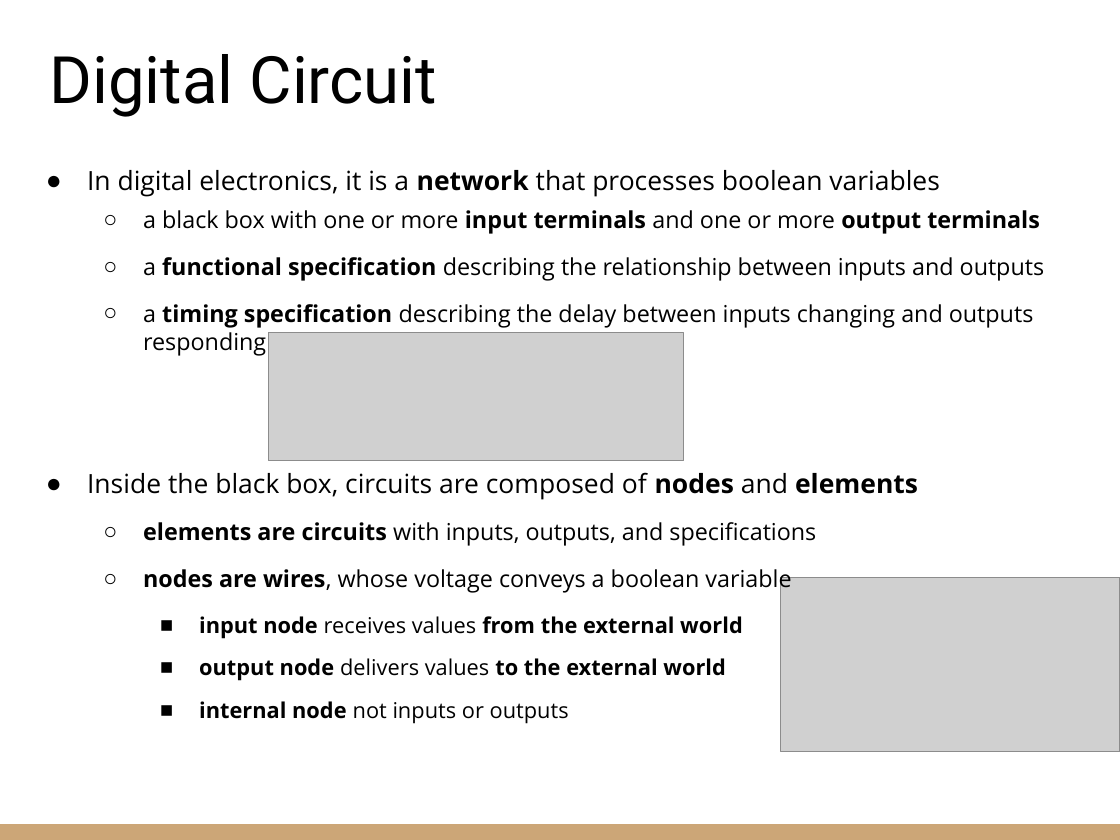
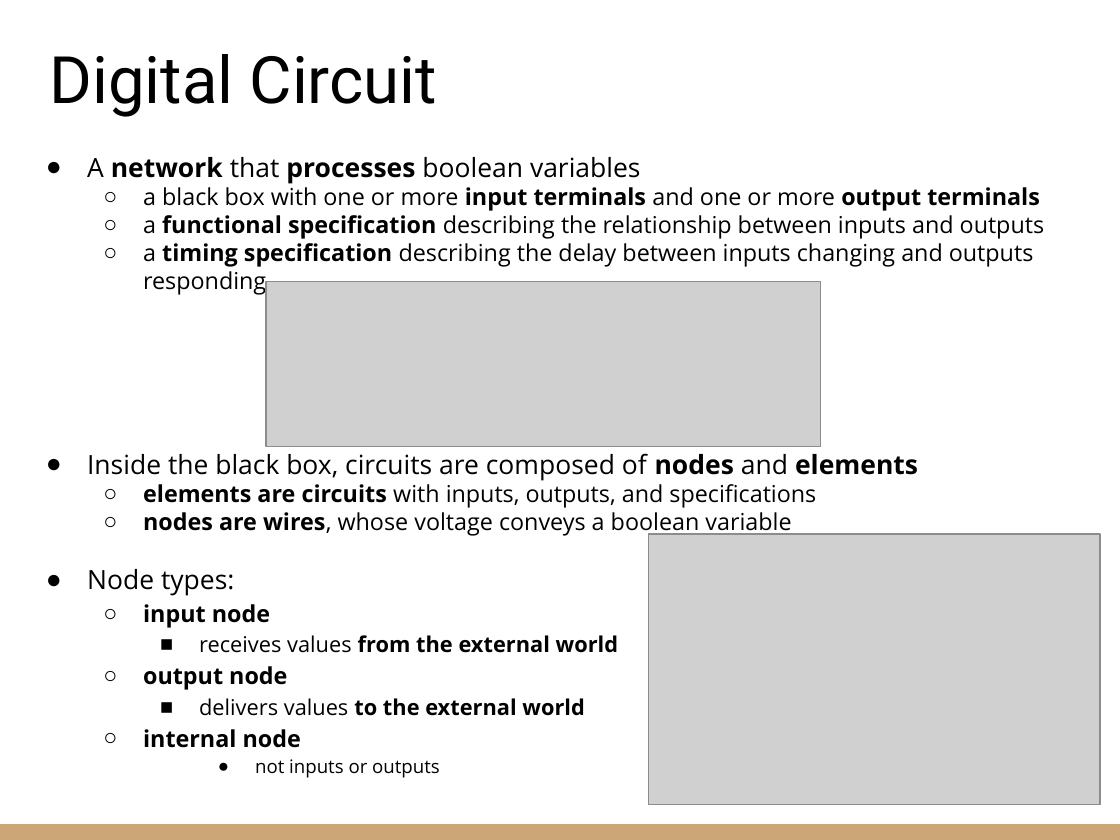
Before and after one commit to riccardoberta/esd, a slide deck: slide 11 of 03 - Logic Gates and Circuits/slides.pptx. Drawn at 1120x840 pixels with LibreOffice and Linux fonts; fonts in the diff are those of the drawing; grey boxes stand for pictures. Boxes give left, top, right and bottom in pixels: in the first picture for what was removed or moved away, otherwise in the second. Text is boxed around its words. In the diff, an @@ line names an element or a change of style, - is before the commit and + after.

Commit message:
Logic gates and circuits

```diff
--- a/03 - Logic Gates and Circuits/slides.pptx
+++ b/03 - Logic Gates and Circuits/slides.pptx
@@ text "A network that processes boolean ..." moved from (x1=87, y1=170, x2=1045, y2=724) to (x1=87, y1=157, x2=1045, y2=778) @@
@@ text at (x1=87, y1=157, x2=641, y2=184): text changed @@
-● In digital electronics, it is a network that processes boolean variables
+● A network that processes boolean variables
@@ text at (x1=87, y1=187, x2=1045, y2=537): less space between paragraphs @@
@@ picture added at (x1=267, y1=282, x2=821, y2=447) @@
@@ picture removed at (x1=268, y1=333, x2=683, y2=461) @@
@@ picture added at (x1=648, y1=534, x2=1100, y2=804) @@
@@ text at (x1=87, y1=569, x2=619, y2=778): text changed @@
-    ■ input node receives values from the external world
-    ■ output node delivers values to the external world
-    ■ internal node not inputs or outputs
+● Node types:
+  ○ input node
+    ■ receives values from the external world
+  ○ output node
+    ■ delivers values to the external world
+  ○ internal node
+      ● not inputs or outputs
@@ picture removed at (x1=781, y1=578, x2=1120, y2=753) @@
```
Also in this commit, not shown: 10 other slides changed, 3 slides removed, 5 other files.
